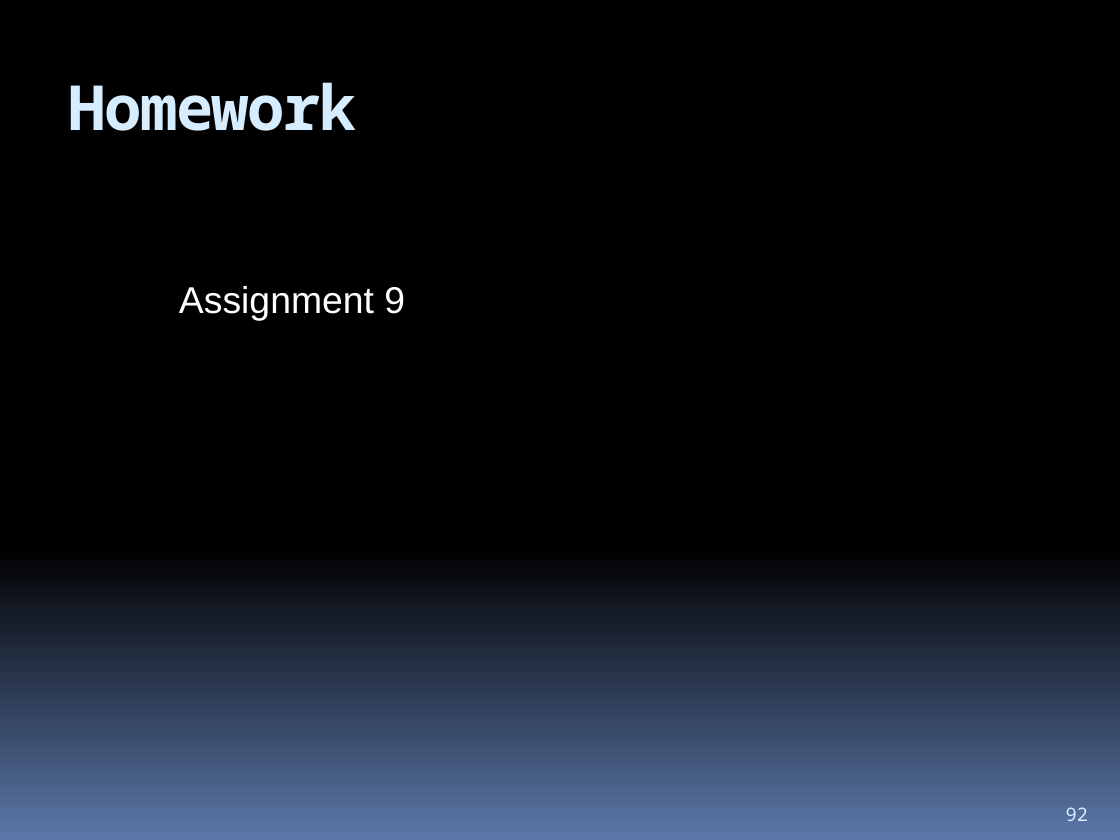
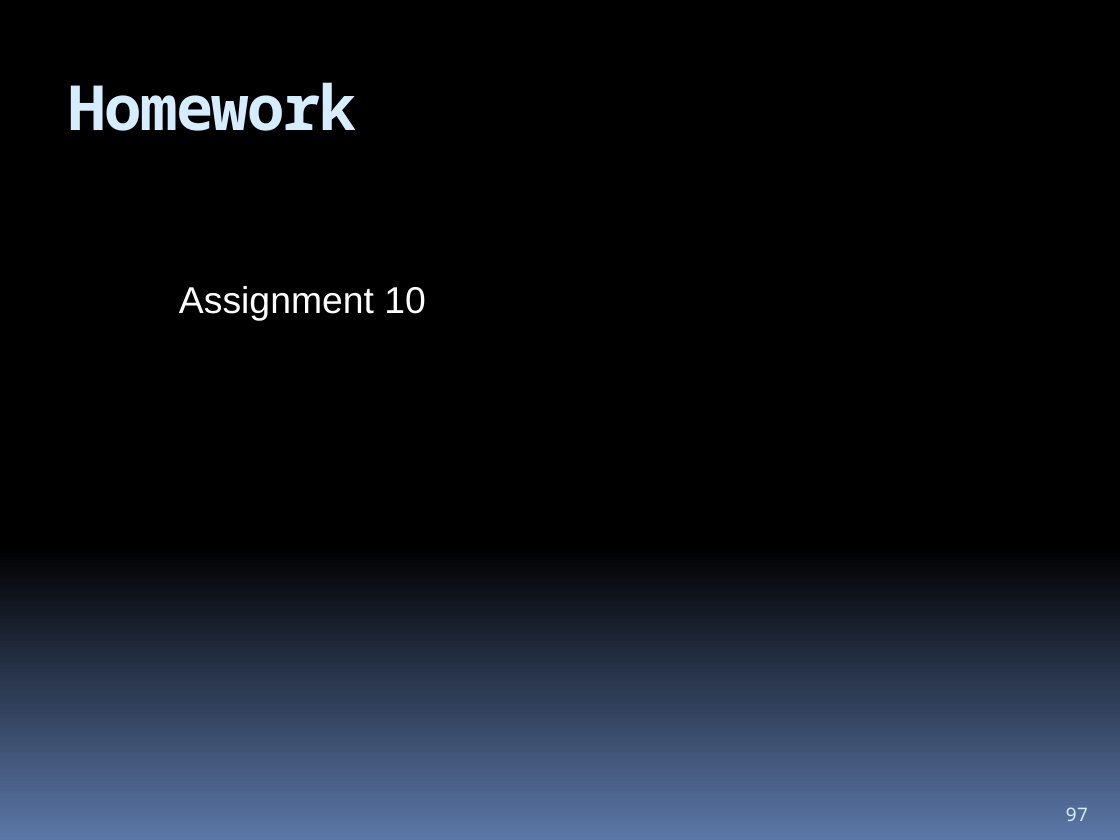
Before and after one commit to hchan/comp2613, a slide deck: slide 97 of coursePresentation.pptx (slide 92 before the commit). Drawn at 1120x840 pixels with LibreOffice and Linux fonts; fonts in the diff are those of the drawing. Boxes give left, top, right and bottom in pixels: in the first picture for what was removed or moved away, otherwise in the second. Text is boxed around its words. In the diff, an @@ line names an element or a change of style, - is before the commit and + after.

```diff
--- a/coursePresentation.pptx
+++ b/coursePresentation.pptx
@@ text at (179, 286, 426, 321): text changed @@
-Assignment 9
+Assignment 10
@@ page number at (1066, 807, 1088, 821): text changed @@
-92
+97
```
Also in this commit, not shown: 4 other slides changed, 6 slides added, 1 slide removed, 1 other file.
